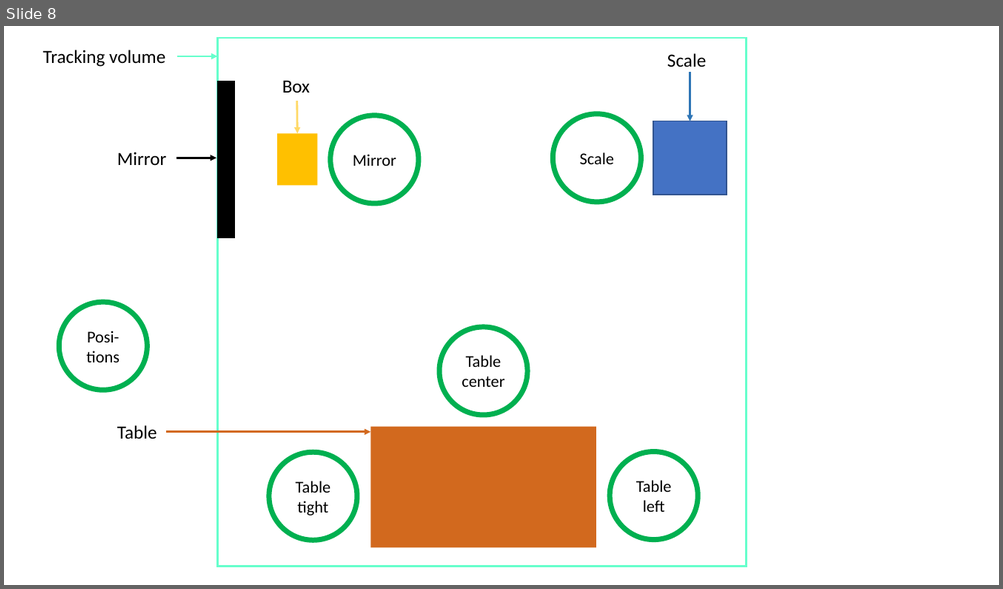
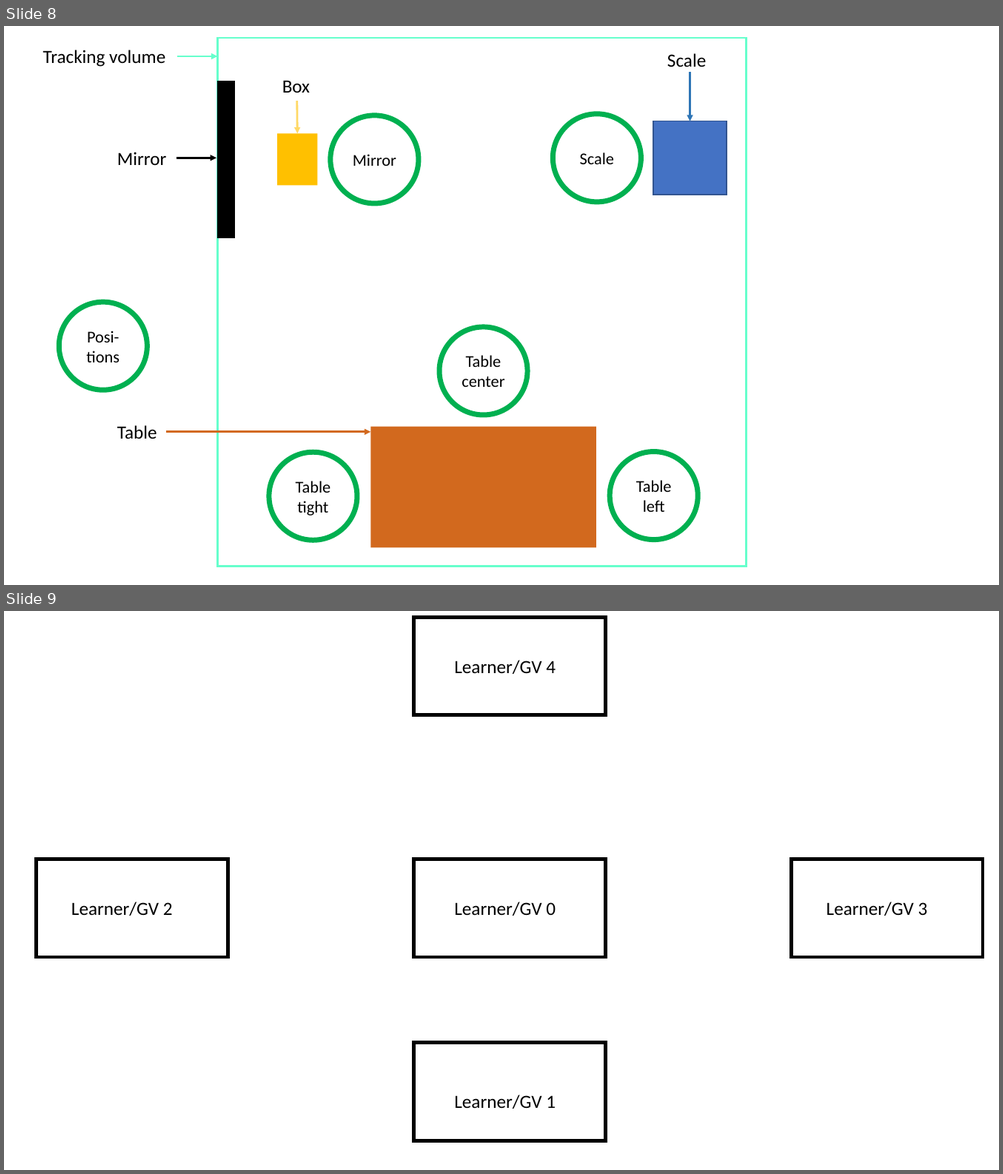
Before and after one commit to stefanfeyer/masters__thesis, a slide deck: figures/thesis_renderer.pptx. Shown one above the other, each under a label of ours: slide 8 before the commit, slides 8 and 9 after it. The pictures are 1003x589 and 1003x1174 pixels, drawn with LibreOffice and Linux fonts; fonts in the diff are those of the drawing. Boxes give left, top, right and bottom in pixels: in the first picture for what was removed or moved away, otherwise in the second. Text is boxed around its words. In the diff, an @@ line names an element or a change of style, - is before the commit and + after.

```diff
--- a/figures/thesis_renderer.pptx
+++ b/figures/thesis_renderer.pptx
@@ slide 9 added at (4, 611, 999, 1170), background #FFFFFF @@
@@ rectangle added at (414, 617, 606, 715), outline #000000 3.5 pt @@
@@ text added at (454, 660, 555, 674), 18 pt, text #000000 @@
+Learner/GV 4
@@ rectangle added at (36, 860, 227, 957), outline #000000 3.5 pt @@
@@ rectangle added at (414, 860, 606, 957), outline #000000 3.5 pt @@
@@ rectangle added at (791, 860, 983, 957), outline #000000 3.5 pt @@
@@ text added at (71, 902, 173, 916), 18 pt, text #000000 @@
+Learner/GV 2
@@ text added at (454, 902, 555, 916), 18 pt, text #000000 @@
+Learner/GV 0
@@ text added at (826, 902, 928, 916), 18 pt, text #000000 @@
+Learner/GV 3
@@ rectangle added at (414, 1043, 606, 1141), outline #000000 3.5 pt @@
@@ text added at (454, 1095, 555, 1109), 18 pt, text #000000 @@
+Learner/GV 1
```
Also in this commit, not shown: 8 other files.
